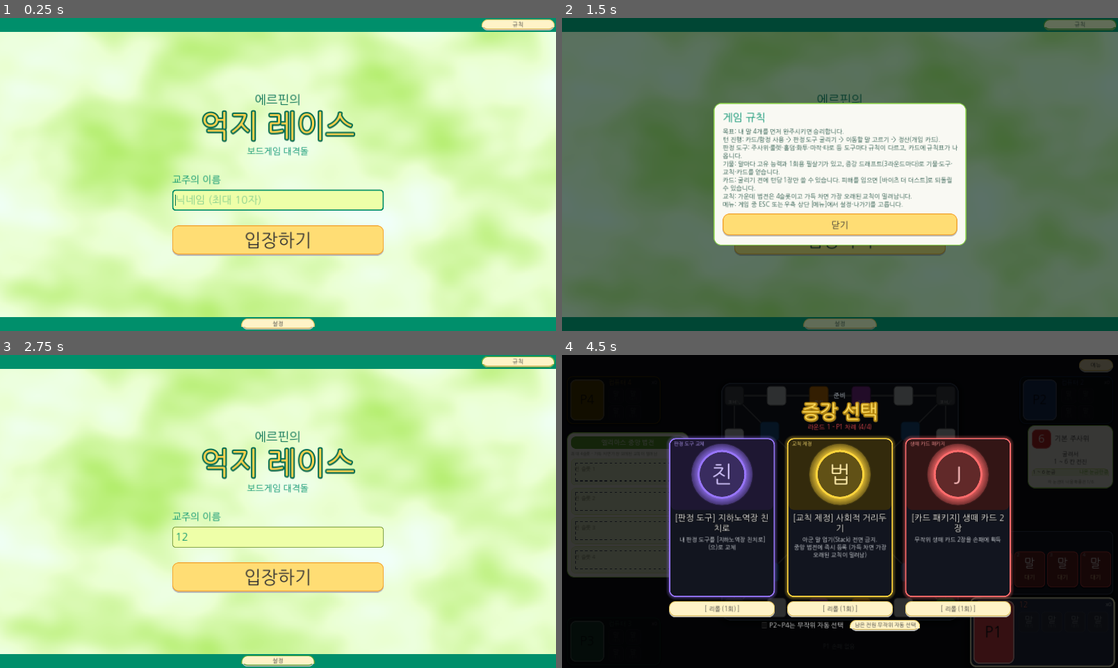
Above: before the commit, frames 1-4 (two rows, left to right).
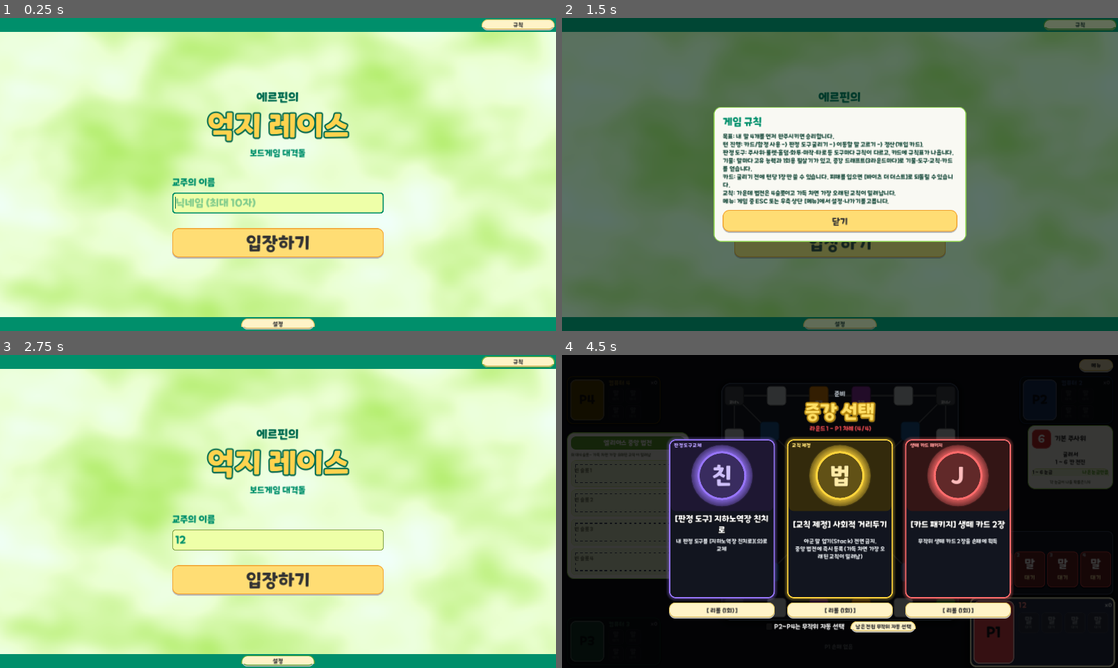
Above: after the commit, the same moments.

Repository: mayjohn66-cmd/TRG
Game: Godot game, scene res://scenes/start_menu.tscn
Two runs of this game, one before a commit and one after it. Both use one fixed random seed, a clock stepped at 60 frames per second and the inputs below.
Inputs (mouse positions are in pixels of both pictures, inside the frame that each line leads up to):
- Up to frame 1 (0.25 s): no input
- Up to frame 2 (1.5 s): click (840, 199) at 0.52 s; type "12" at 0.6 s; click "규칙" at 1.25 s
- Up to frame 3 (2.75 s): click "설정" at 2 s
- Up to frame 4 (4.5 s): click "입장하기" at 2.75 s; click (840, 417) at 3.5 s; click "게임 시작" at 4.25 s

The runs differ from the first frame. In frame 1, 5.5% of the frame differs, in the area x 30-95%, y 1-99%; in frame 2, 9.1%; in frame 3, 5.0%; in frame 4, 9.3%, in the area x 0-99%, y 2-91%.

Commit message:
feat(ui): apply official ONE Mobile POP font in game

Diff:
--- /dev/null
+++ b/assets/fonts/game_ui_font.tres
@@ -0,0 +1,8 @@
+[gd_resource type="FontVariation" load_steps=3 format=3]
+
+[ext_resource type="FontFile" path="res://assets/fonts/ONE-Mobile-POP.otf" id="1_pop"]
+[ext_resource type="FontFile" path="res://assets/fonts/NanumGothic-Regular.ttf" id="2_fallback"]
+
+[resource]
+base_font = ExtResource("1_pop")
+fallbacks = [ExtResource("2_fallback")]
--- a/project.godot
+++ b/project.godot
@@ -16,7 +16,7 @@
 
 [gui]
 
-theme/custom_font="res://assets/fonts/NanumGothic-Regular.ttf"
+theme/custom_font="res://assets/fonts/game_ui_font.tres"
 
 [debug]
 gdscript/warnings/untyped_declaration=1
Binary file added: assets/fonts/ONE-Mobile-POP.otf
Not shown, added: assets/fonts/ONE-Mobile-POP.otf.import
Binary file added: docs/font-trial/menu.png
Not shown, added: assets/fonts/ONE-Mobile-POP-NOTICE.md
Not shown, added: docs/font-trial/README.md
